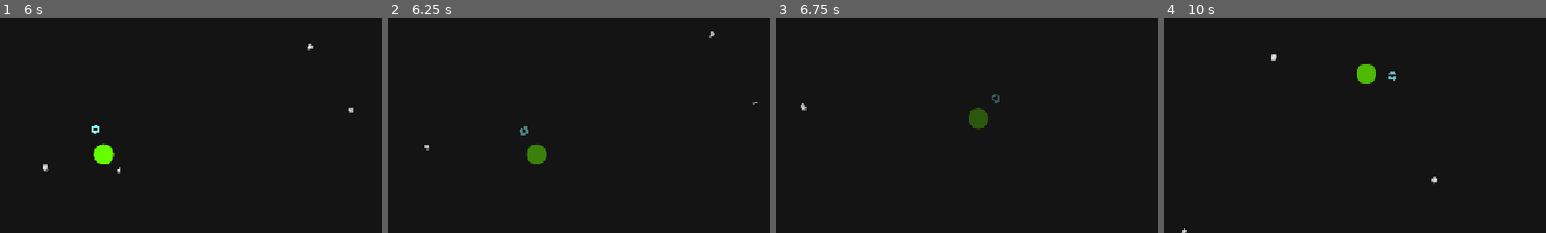
Above: before the commit, frames 1-4 (left to right).
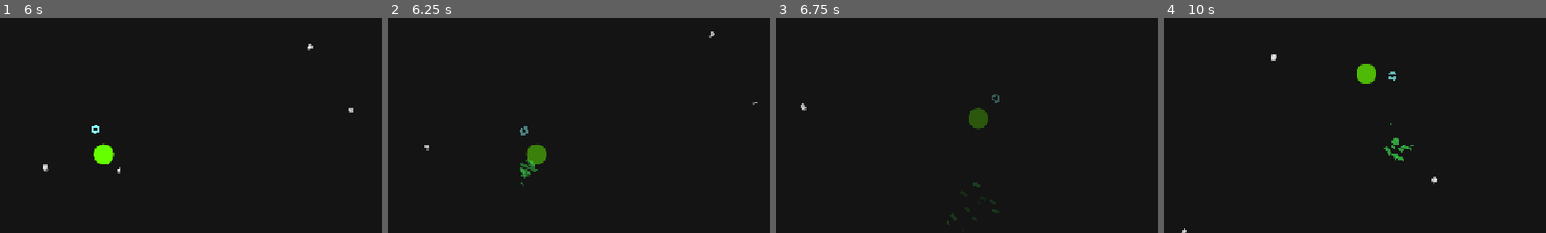
Above: after the commit, the same moments.

Repository: ktosox/GWJ80
Game: Godot game, scene res://bullet/bullet_testing_arena.tscn
Same seed, same stepped clock (60 frames per second), same inputs: the game is played once before the commit and once after it. This scene is started directly instead of the project's main scene.
Inputs (mouse positions are % of the whole screen's width and height, from its top left):
- Up to frame 1 (6 s): tap Enter (tutorial_exit) at 0.5 s; move the mouse to (72, 45) at 0.52 s; press the mouse at (72, 45) at 0.53 s; hold D (right) 0.53-1.28 s; move the mouse to (30, 55) at 1.27 s; release the mouse at (30, 55) at 1.28 s; hold Down (down) 1.28-2.03 s; click (30, 55) at 1.35 s; move the mouse to (60, 28) at 2.02 s; press the mouse at (60, 28) at 2.03 s; hold D (right) 2.03-2.78 s; move the mouse to (45, 70) at 2.77 s; release the mouse at (45, 70) at 2.78 s; hold W (up) 2.78-3.53 s; click (45, 70) at 2.85 s; move the mouse to (80, 65) at 3.52 s; press the mouse at (80, 65) at 3.53 s; hold A (left) 3.53-5.03 s; move the mouse to (20, 35) at 4.27 s; release the mouse at (20, 35) at 4.28 s; click (20, 35) at 4.35 s; move the mouse to (55, 50) at 5.02 s; press the mouse at (55, 50) at 5.03 s; hold Down (down) 5.03-5.78 s; move the mouse to (35, 25) at 5.77 s; release the mouse at (35, 25) at 5.78 s; hold D (right) from 5.78 s (still down); click (35, 25) at 5.85 s
- Up to frame 2 (6.25 s): keep holding D (right)
- Up to frame 3 (6.75 s): move the mouse to (72, 45) at 6.52 s; release D (right) at 6.53 s; press the mouse at (72, 45) at 6.53 s; hold W (up) from 6.53 s (still down)
- Up to frame 4 (10 s): move the mouse to (30, 55) at 7.27 s; release W (up) at 7.28 s; release the mouse at (30, 55) at 7.28 s; hold D (right) 7.28-8.03 s; click (30, 55) at 7.35 s; move the mouse to (60, 28) at 8.02 s; press the mouse at (60, 28) at 8.03 s; hold Down (down) 8.03-8.78 s; move the mouse to (45, 70) at 8.77 s; release the mouse at (45, 70) at 8.78 s; hold A (left) 8.78-9.53 s; click (45, 70) at 8.85 s; move the mouse to (80, 65) at 9.52 s; press the mouse at (80, 65) at 9.53 s; hold W (up) from 9.53 s (still down)
The pictures show only the part of the screen within x 32-82%, y 49-99%; the shares and areas given below are measured in that part.

Frame 1 is identical in both runs. In frame 2, 0.2% of the frame differs, in the area x 34-40%, y 65-79%; in frame 3, 0.1%; in frame 4, 0.2%, in the area x 57-66%, y 48-67%.

Commit message:
splash screen changes

Diff:
--- a/Game/hit_box/hit_box.gd
+++ b/Game/hit_box/hit_box.gd
@@ -1,12 +1,12 @@
 extends Area2D
 
 signal hit_detected()
-
+var lastBulletToHitPosition
 
 func _on_body_entered(body: Node2D) -> void:
 	#if !body.active:
 	#	return
+	lastBulletToHitPosition = body.global_position
 	emit_signal("hit_detected")
 	body.queue_free()
-
 	pass # Replace with function body.
--- a/Game/level/home.tscn
+++ b/Game/level/home.tscn
@@ -1,10 +1,14 @@
-[gd_scene load_steps=8 format=3 uid="uid://cvu6laxd2jovo"]
+[gd_scene load_steps=12 format=3 uid="uid://cvu6laxd2jovo"]
 
 [ext_resource type="Script" uid="uid://pqtmru4m3fvp" path="res://level/home.gd" id="1_8xs47"]
 [ext_resource type="PackedScene" uid="uid://cwlb4xi71bwxx" path="res://UI/screen_shader.tscn" id="1_qhqtf"]
 [ext_resource type="Shader" uid="uid://dcu3mpmaqkp33" path="res://UI/screen_shader.gdshader" id="2_g5ubw"]
 [ext_resource type="Texture2D" uid="uid://c6whu1ryhn42r" path="res://shapes/fixed square.png" id="3_g5ubw"]
 [ext_resource type="FontFile" uid="uid://kia36owq73kx" path="res://ARCADECLASSIC.TTF" id="4_0faah"]
+[ext_resource type="Texture2D" uid="uid://hskmocj6c5c8" path="res://hi.png" id="6_xvayq"]
+[ext_resource type="Texture2D" uid="uid://75adm4i8x4jj" path="res://simple-geometry.png" id="7_mrygq"]
+[ext_resource type="Texture2D" uid="uid://cl86skcvpcwi3" path="res://Wildcard-man.png" id="8_0wbbl"]
+[ext_resource type="Texture2D" uid="uid://1a2fw4t4auva" path="res://screenwriting-101.png" id="9_kf03a"]
 
 [sub_resource type="Environment" id="Environment_0faah"]
 background_mode = 3
@@ -99,4 +103,25 @@
 theme_override_font_sizes/font_size = 32
 text = "Play"
 
+[node name="Hi" type="Sprite2D" parent="."]
+position = Vector2(400, 566)
+texture = ExtResource("6_xvayq")
+
+[node name="Simple-geometry" type="Sprite2D" parent="."]
+position = Vector2(1225, 644)
+scale = Vector2(0.0767442, 0.0755814)
+texture = ExtResource("7_mrygq")
+
+[node name="Wildcard-man" type="Sprite2D" parent="."]
+self_modulate = Color(0.355314, 0.355314, 0.355314, 1)
+position = Vector2(1149, 644)
+scale = Vector2(0.0755815, 0.0751662)
+texture = ExtResource("8_0wbbl")
+
+[node name="Screenwriting-101" type="Sprite2D" parent="."]
+self_modulate = Color(0.362829, 0.362829, 0.362829, 1)
+position = Vector2(1076, 644)
+scale = Vector2(0.0738372, 0.0730897)
+texture = ExtResource("9_kf03a")
+
 [connection signal="button_down" from="play_btn" to="." method="_on_play_btn_button_down"]
--- a/Game/player/player.gd
+++ b/Game/player/player.gd
@@ -41,6 +41,10 @@
 	if(!$ShieldAnimator.is_playing()):
 		$DamageAnimator.play("damage")
 		emit_signal("player_got_hit",-1)
+		if GameManager.current_health > 0:
+			$Splatter.look_at($HitBox.lastBulletToHitPosition * -1)
+			$Splatter.set_deferred("emitting",true)
+
 
 func on_death_detected():
 	$AudioComponent.play()
--- a/Game/player/player.tscn
+++ b/Game/player/player.tscn
@@ -9,6 +9,7 @@
 [ext_resource type="Script" uid="uid://df377qirbaqj5" path="res://player/damage_animator.gd" id="4_yw30f"]
 [ext_resource type="AudioStream" uid="uid://dnbdnfod66ys3" path="res://player/bang_with_cracks.ogg" id="7_2ieo8"]
 [ext_resource type="Script" uid="uid://bbes6ar5omrng" path="res://player/shield_animator.gd" id="7_boad6"]
+[ext_resource type="Texture2D" uid="uid://dhasl20m0a3su" path="res://shapes/small_line.png" id="8_ebec5"]
 [ext_resource type="PackedScene" uid="uid://dbnyrqfcg7nv7" path="res://player/grabby_player_gun.tscn" id="10_8t03j"]
 [ext_resource type="Script" uid="uid://dd5er6byi7rti" path="res://Global/audio_manager/audio_component.gd" id="11_ebec5"]
 
@@ -143,6 +144,10 @@
 &"damage": SubResource("Animation_rkbax"),
 &"death": SubResource("Animation_yw30f")
 }
+
+[sub_resource type="Gradient" id="Gradient_yllr7"]
+offsets = PackedFloat32Array(0.708543, 1)
+colors = PackedColorArray(1, 1, 1, 1, 0.247059, 0.247059, 0.247059, 0)
 
 [sub_resource type="Animation" id="Animation_boad6"]
 length = 0.001
@@ -280,6 +285,31 @@
 }
 script = ExtResource("4_yw30f")
 spritesRendered = 5
+
+[node name="Splatter" type="CPUParticles2D" parent="."]
+rotation = -2.81696
+scale = Vector2(1, 1)
+emitting = false
+amount = 14
+texture = ExtResource("8_ebec5")
+lifetime = 0.9
+one_shot = true
+explosiveness = 0.9
+lifetime_randomness = 0.2
+particle_flag_align_y = true
+direction = Vector2(-1, 0)
+spread = 20.0
+gravity = Vector2(0, 0)
+initial_velocity_min = 201.79
+initial_velocity_max = 304.93
+damping_min = 4.933
+damping_max = 19.283
+scale_amount_min = 0.15
+scale_amount_max = 0.5
+color = Color(0.231373, 0.831373, 0.294118, 1)
+color_ramp = SubResource("Gradient_yllr7")
+hue_variation_min = 0.21
+hue_variation_max = 0.21
 
 [node name="AudioComponent" type="Node" parent="."]
 script = ExtResource("11_ebec5")
--- a/Game/visuals/stunt_circle.tscn
+++ b/Game/visuals/stunt_circle.tscn
@@ -10,7 +10,7 @@
 scale = Vector2(0.035, 0.035)
 texture = ExtResource("1_1agsa")
 script = ExtResource("2_ipx2s")
-minimumDeathAnimationMomentum = 0
+minimumDeathAnimationMomentum = 500
 maximumDeathAnimationMomentum = 999
 vacuumAnimationSpeed = 200
 
Binary file added: Game/Wildcard-man.png
Not shown, added: Game/Wildcard-man.png.import
Binary file added: Game/hi.png
Not shown, added: Game/hi.png.import
Not shown: 1 places in Game/player/player.tscn that only renumber resources
Binary file added: Game/screenwriting-101.png
Not shown, added: Game/screenwriting-101.png.import
Binary file added: Game/simple-geometry.png
Not shown, added: Game/simple-geometry.png.import
